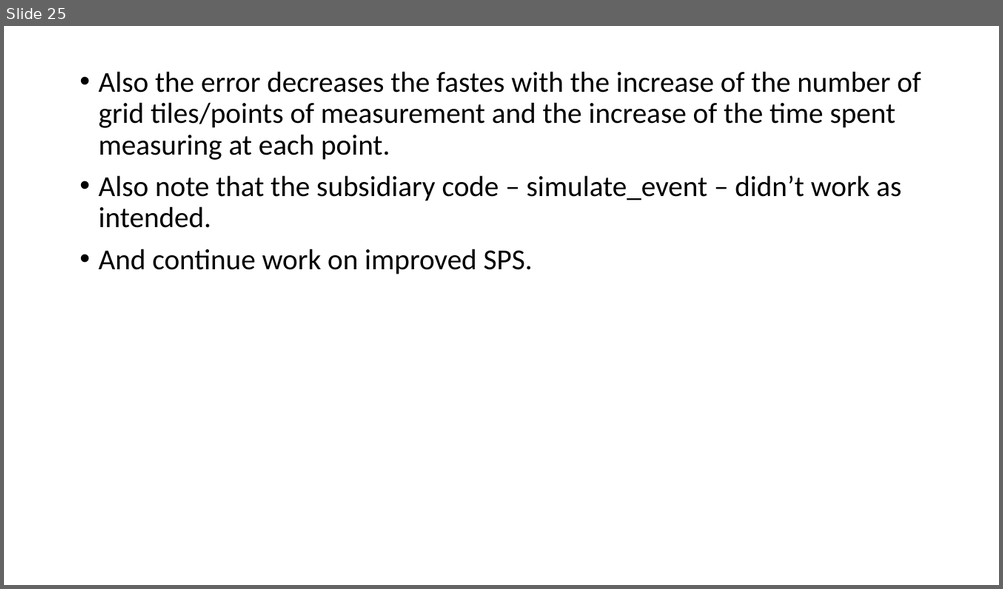
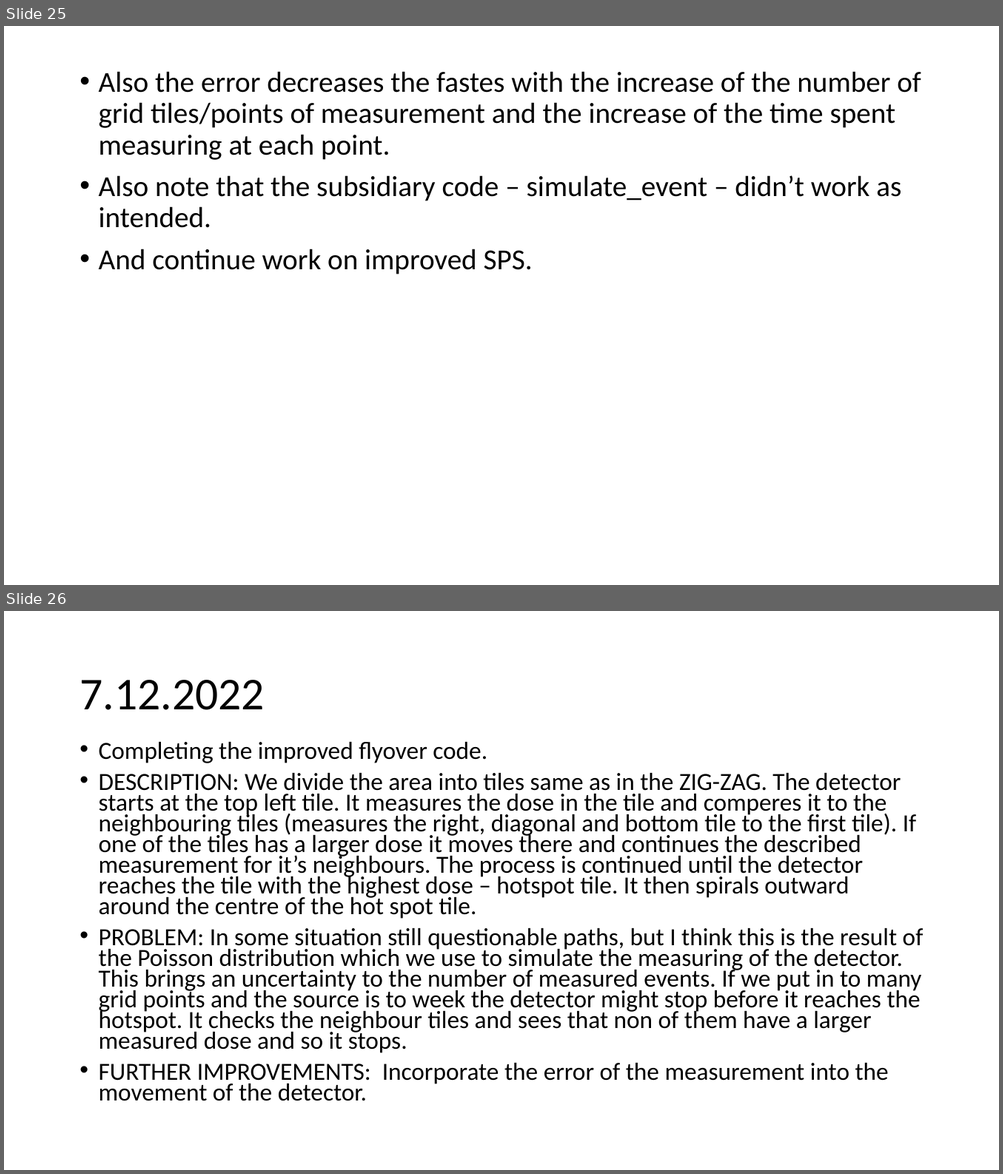
Before and after one commit to urhtrinko/DroneRadioactivity_student_job, a slide deck: reports/work_diary.pptx. Shown one above the other, each under a label of ours: slide 25 before the commit, slides 25 and 26 after it. The pictures are 1003x589 and 1003x1174 pixels, drawn with LibreOffice and Linux fonts; fonts in the diff are those of the drawing. Boxes give left, top, right and bottom in pixels: in the first picture for what was removed or moved away, otherwise in the second. Text is boxed around its words. In the diff, an @@ line names an element or a change of style, - is before the commit and + after.

```diff
--- a/reports/work_diary.pptx
+++ b/reports/work_diary.pptx
@@ slide 26 added at <box>4,611,999,1170</box>, background #FFFFFF @@
@@ title added at <box>79,680,264,710</box>, 44 pt, text #000000 @@
+7.12.2022
@@ text added at <box>99,742,923,1102</box>, 23.8 pt, text #000000 @@
+• Completing the improved flyover code.
+• DESCRIPTION: We divide the area into tiles same as in the ZIG-ZAG. The detector starts at the top left tile. It measures the dose in the tile and comperes it to the neighbouring tiles (measures the right, diagonal and bottom tile to the first tile). If one of the tiles has a larger dose it moves there and continues the described measurement for it’s neighbours. The process is continued until the detector reaches the tile with the highest dose – hotspot tile. It then spirals outward around the centre of the hot spot tile.
+• PROBLEM: In some situation still questionable paths, but I think this is the result of the Poisson distribution which we use to simulate the measuring of the detector. This brings an uncertainty to the number of measured events. If we put in to many grid points and the source is to week the detector might stop before it reaches the hotspot. It checks the neighbour tiles and sees that non of them have a larger measured dose and so it stops.
+• FURTHER IMPROVEMENTS: Incorporate the error of the measurement into the movement of the detector.
```
Also in this commit, not shown: 1 other slide added.
